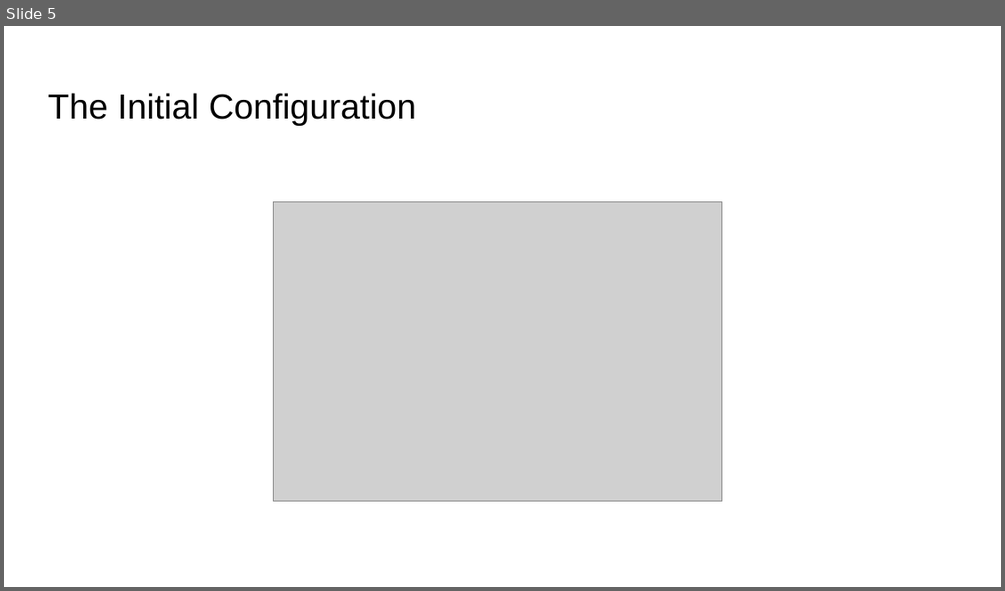
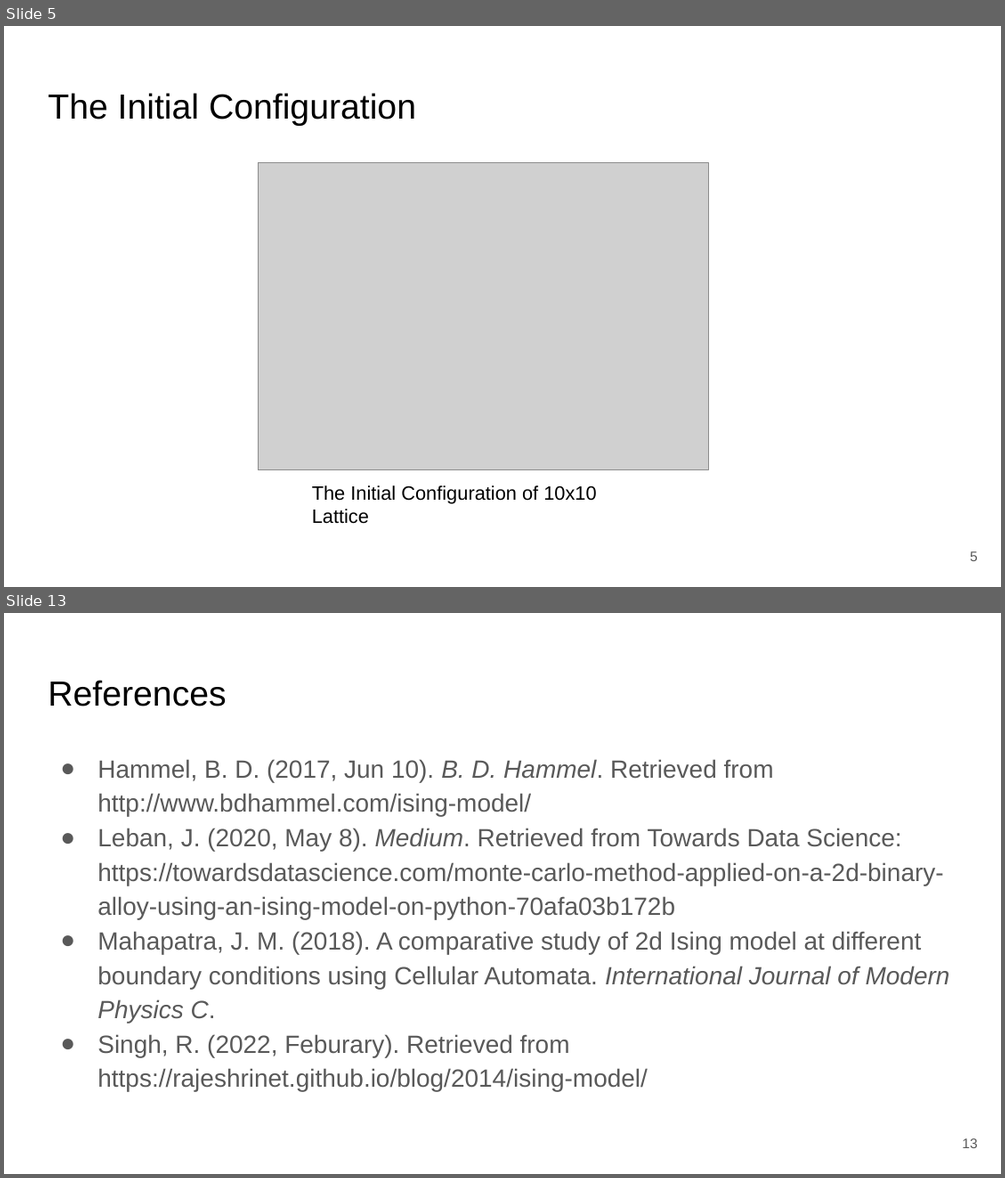
Before and after one commit to DipeshPoudel/MDS-607-MonteCarloMethods, a slide deck: ising_model/MDSDipeshPoudel10/2DIsingModel.pptx. Shown one above the other, each under a label of ours: slide 5 before the commit, slides 5 and 13 after it; the slides between them are not shown. The pictures are 1005x591 and 1005x1178 pixels, drawn with LibreOffice and Linux fonts; fonts in the diff are those of the drawing; grey boxes stand for pictures. Boxes give left, top, right and bottom in pixels: in the first picture for what was removed or moved away, otherwise in the second. Text is boxed around its words. In the diff, an @@ line names an element or a change of style, - is before the commit and + after.

```diff
--- a/ising_model/MDSDipeshPoudel10/2DIsingModel.pptx
+++ b/ising_model/MDSDipeshPoudel10/2DIsingModel.pptx
@@ slide 13 added at bbox=[4, 613, 1001, 1174], background #FFFFFF @@
@@ title added at bbox=[48, 680, 226, 706], 25.2 pt, text #000000 @@
+References
@@ text added at bbox=[97, 759, 950, 1092], 18 pt, text #595959 @@
+● Hammel, B. D. (2017, Jun 10). B. D. Hammel. Retrieved from http://www.bdhammel.com/ising-model/
+● Leban, J. (2020, May 8). Medium. Retrieved from Towards Data Science: https://towardsdatascience.com/monte-carlo-method-applied-on-a-2d-binary-alloy-using-an-ising-model-on-python-70afa03b172b
+● Mahapatra, J. M. (2018). A comparative study of 2d Ising model at different boundary conditions using Cellular Automata. International Journal of Modern Physics C.
+● Singh, R. (2022, Feburary). Retrieved from https://rajeshrinet.github.io/blog/2014/ising-model/
@@ page number added at bbox=[962, 1138, 977, 1148], 10 pt, text #595959 @@
+13
@@ slide 5 changed as well @@
@@ picture: place and size @@
-picture at bbox=[273, 202, 721, 501]
+picture at bbox=[259, 162, 709, 471]
@@ text added at bbox=[312, 485, 596, 524], 14 pt, text #000000 @@
+The Initial Configuration of 10x10 Lattice
@@ page number added at bbox=[970, 551, 978, 561], 10 pt, text #595959 @@
+5
```
Also in this commit, not shown: 6 other slides changed, 6 other slides added, 2 slides removed, 12 other files.
